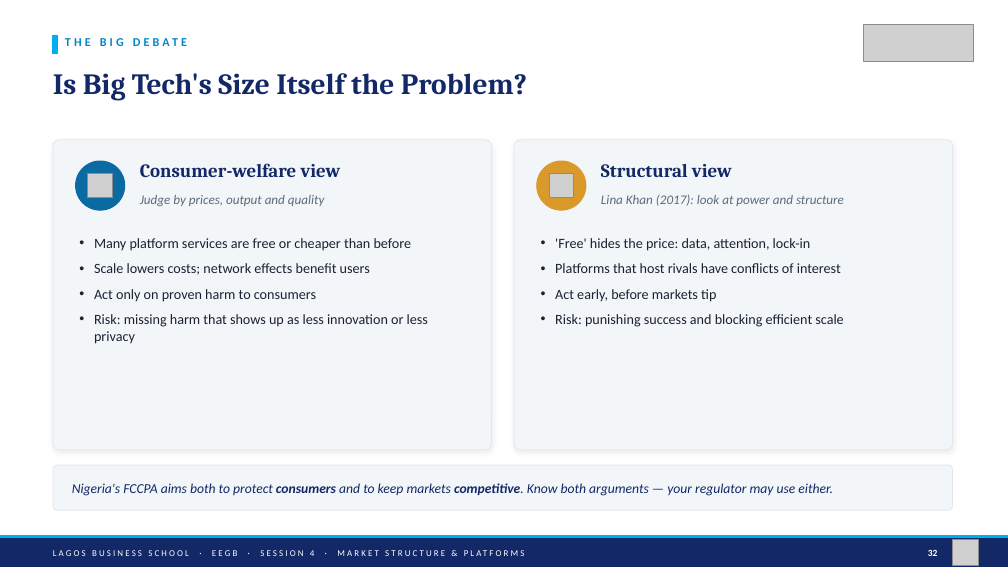
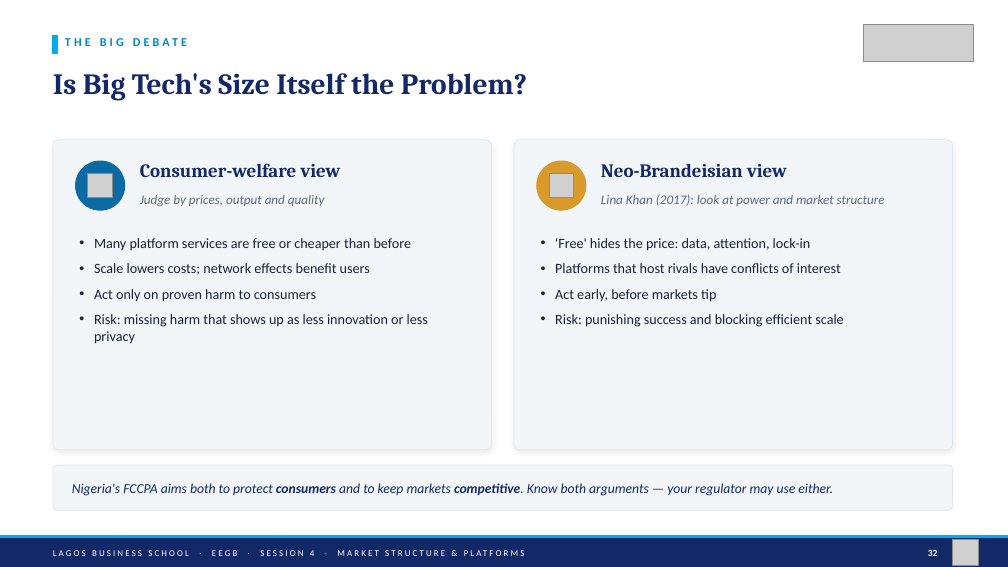
Before and after one commit to adibongo/eegb, a slide deck: slide 32 of sessions/s04/slides/EEGB_S04_Market_Structure_Platforms_Competition_Policy.pptx. Drawn at 1008x567 pixels with LibreOffice and Linux fonts; fonts in the diff are those of the drawing; grey boxes stand for pictures. Boxes give left, top, right and bottom in pixels: in the first picture for what was removed or moved away, otherwise in the second. Text is boxed around its words. In the diff, an @@ line names an element or a change of style, - is before the commit and + after.

```diff
--- a/sessions/s04/slides/EEGB_S04_Market_Structure_Platforms_Competition_Policy.pptx
+++ b/sessions/s04/slides/EEGB_S04_Market_Structure_Platforms_Competition_Policy.pptx
@@ text at [601, 164, 787, 177]: text changed @@
-Structural view
+Neo-Brandeisian view
@@ text at [601, 194, 885, 206]: text changed @@
-Lina Khan (2017): look at power and structure
+Lina Khan (2017): look at power and market structure
```
Also in this commit, not shown: 17 other slides changed, 15 other files.
